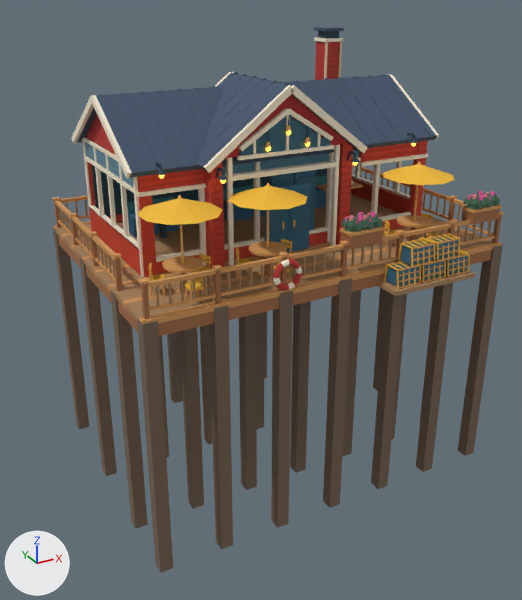
The glTF model assets/models/coastal_shops/red_net_kitchen.glb, before and after one commit.
Camera for both pictures: a camera (50 mm lens) standing at (-13.0, -24.0, 8.8) and looking at (-1.0, -2.2, -2.1). Every picture has the same lights, and +X, +Y and +Z are marked at lower left. The picture after the commit comes second. Vertices at exactly the same position are counted once.

Objects in the first picture: 'red_net_kitchen'.
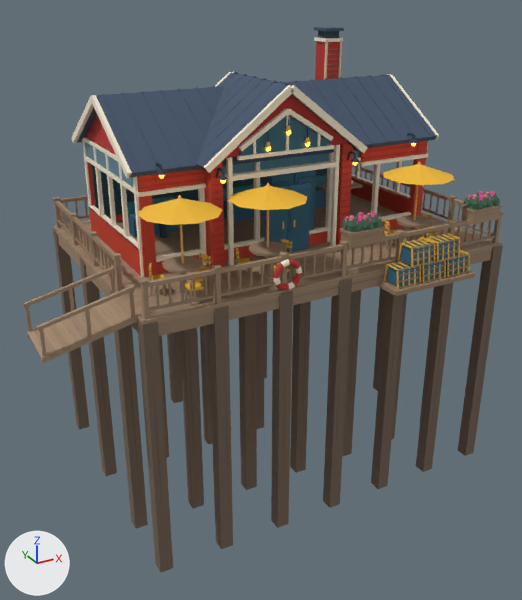
Pixel boxes [x1, y1, x2, y2] of what changed, in the pictures (522 x 600 px):
'red_net_kitchen', reshaped (6% wider)
    before: [52, 27, 504, 573]
    after: [23, 27, 504, 573]
part 1 of me_cube_407, built on
    before: [149, 220, 431, 291]
    after: [23, 147, 503, 573]
part 2 of me_cube_407, recoloured
    both: [212, 205, 502, 281]
part 3 of me_cube_407, recoloured
    both: [52, 197, 467, 288]
part 4 of me_cube_407, recoloured
    both: [69, 181, 469, 276]
part 5 of me_cube_407, recoloured
    both: [400, 195, 503, 281]
part 6 of me_cube_407, edited (looks the same)
    both: [116, 194, 398, 256]
part 7 of me_cube_407, recoloured
    both: [54, 229, 503, 324]

The change in detail:
Material 'Weathered fir 1' (mat_weathered_fir_1) is new.
Its base color is (0.38, 0.26, 0.164) (beige #a68b71).
Its roughness is 0.77.
Material 'Weathered fir 3 grain' (mat_weathered_fir_3_grain) is new.
Its base color is (0.237, 0.162, 0.107) (brown #86705c).
Its roughness is 0.77.
Material 'Weathered fir 3' (mat_weathered_fir_3) is new.
Its base color is (0.32, 0.219, 0.145) (brown #99816a).
Its roughness is 0.77.
Material 'Pier timber grain' (mat_pier_timber_grain) is new.
Its base color is (0.126, 0.0873, 0.0607) (brown #635346).
Its roughness is 0.77.
Material 'Weathered fir 0 grain' (mat_weathered_fir_0_grain) is new.
Its base color is (0.252, 0.167, 0.0999) (brown #897259).
Its roughness is 0.77.
Material 'Weathered fir 2' (mat_weathered_fir_2) is new.
Its base color is (0.36, 0.246, 0.155) (beige #a2886e).
Its roughness is 0.77.
Material 'Pier timber' (mat_pier_timber) is new.
Its base color is (0.17, 0.118, 0.082) (brown #736051).
Its roughness is 0.77.
Material 'Weathered fir 1 grain' (mat_weathered_fir_1_grain) is new.
Its base color is (0.281, 0.192, 0.121) (brown #907962).
Its roughness is 0.77.
Material 'Weathered fir 2 grain' (mat_weathered_fir_2_grain) is new.
Its base color is (0.266, 0.182, 0.115) (brown #8d765f).
Its roughness is 0.77.
Material 'Weathered fir 0' (mat_weathered_fir_0) is new.
Its base color is (0.34, 0.225, 0.135) (brown #9e8267).
Its roughness is 0.77.
me_cube_407 is used by ob_red_net_kitchen; location (0.0, 0.0, 0.0).
me_cube_407 had 7796 vertices, 12552 faces and spanned x -7.0..7.0, y -7.0..4.1, z -9.3..7.2.
me_cube_407 no longer uses material mat_cedar (brown #a56d45).
me_cube_407 now has 12476 vertices, 21816 faces and spans x -9.8..7.0, y -7.0..4.1, z -9.3..7.2.
me_cube_407 part 1: 54 vertices moved within x -6.0..4.9, y -5.9..-4.1, z 0.3..1.5; 4680 vertices added at x -9.8..7.0, y -7.0..4.1, z -8.8..3.6.
me_cube_407 part 2: 198 faces spanning x -5.0..6.9, y -6.9..3.9, z -0.4..3.1 switch from mat_honey (orange #d89b5b) to mat_weathered_fir_2 (beige #a2886e).
me_cube_407 part 3: 278 faces spanning x -6.9..6.9, y -6.9..3.9, z -0.4..3.1 switch from mat_honey (orange #d89b5b) to mat_weathered_fir_3 (brown #99816a).
me_cube_407 part 4: 89 faces spanning x -6.9..6.8, y -6.9..3.9, z -0.4..1.2 switch from mat_honey (orange #d89b5b) to mat_weathered_fir_1 (beige #a68b71).
me_cube_407 part 5: 162 faces spanning x -6.9..6.9, y -6.9..3.9, z -0.4..3.1 switch from mat_honey (orange #d89b5b) to mat_weathered_fir_0 (brown #9e8267).
me_cube_407 part 6: 66 faces spanning x -6.8..6.8, y -5.9..3.8, z 0.0..1.0 switch from mat_dock (brown #ac865e) to mat_weathered_fir_3 (brown #99816a).
me_cube_407 part 7: 116 faces spanning x -7.0..7.0, y -6.9..4.1, z -9.3..-0.1 switch from mat_pile (brown #776351) to mat_pier_timber (brown #736051).
me_cube_407 gains material mat_weathered_fir_2_grain (brown #8d765f).
me_cube_407 gains material mat_weathered_fir_3_grain (brown #86705c).
me_cube_407 gains material mat_weathered_fir_1_grain (brown #907962).
me_cube_407 gains material mat_weathered_fir_0_grain (brown #897259).
me_cube_407 gains material mat_pier_timber_grain (brown #635346).
